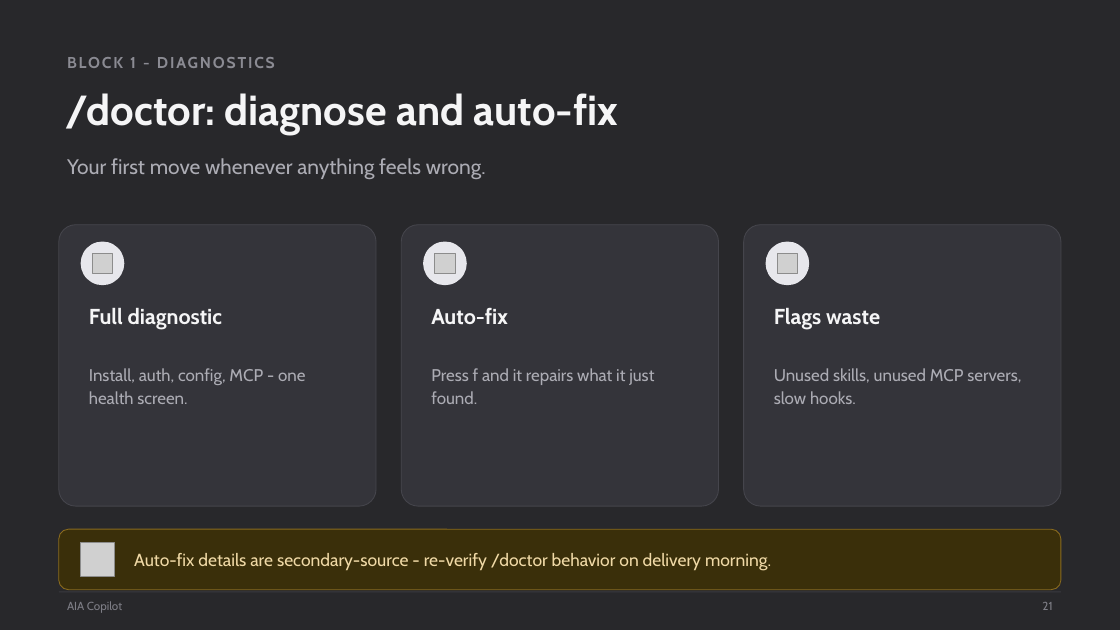
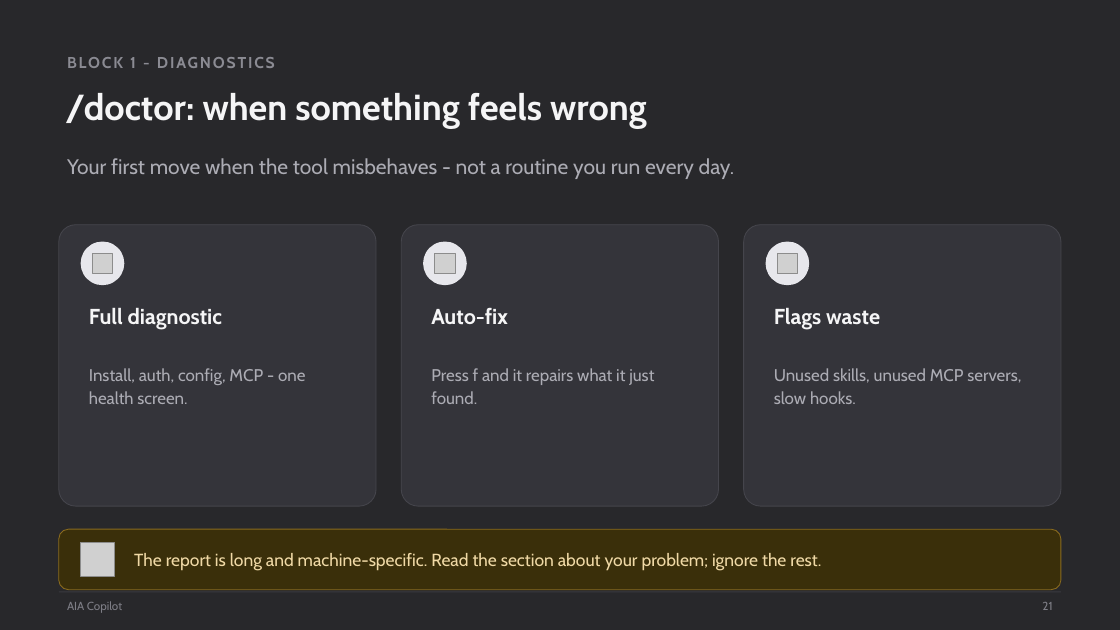
Before and after one commit to scottrhay/AIA-ClaudeCopilot, a slide deck: slide 21 of claude-code-3day/slides/Day1_Claude_Code_Fundamentals.pptx. Drawn at 1120x630 pixels with LibreOffice and Linux fonts; fonts in the diff are those of the drawing; grey boxes stand for pictures. Boxes give left, top, right and bottom in pixels: in the first picture for what was removed or moved away, otherwise in the second. Text is boxed around its words. In the diff, an @@ line names an element or a change of style, - is before the commit and + after.

```diff
--- a/claude-code-3day/slides/Day1_Claude_Code_Fundamentals.pptx
+++ b/claude-code-3day/slides/Day1_Claude_Code_Fundamentals.pptx
@@ text at <box>65,93,647,128</box>: text changed; size 36 to 31 pt @@
-/doctor: diagnose and auto-fix
+/doctor: when something feels wrong
@@ text at <box>67,158,735,179</box>: text changed @@
-Your first move whenever anything feels wrong.
+Your first move when the tool misbehaves - not a routine you run every day.
@@ text at <box>134,553,821,571</box>: text changed @@
-Auto-fix details are secondary-source - re-verify /doctor behavior on delivery morning.
+The report is long and machine-specific. Read the section about your problem; ignore the rest.
```
Also in this commit, not shown: 4 other files.
